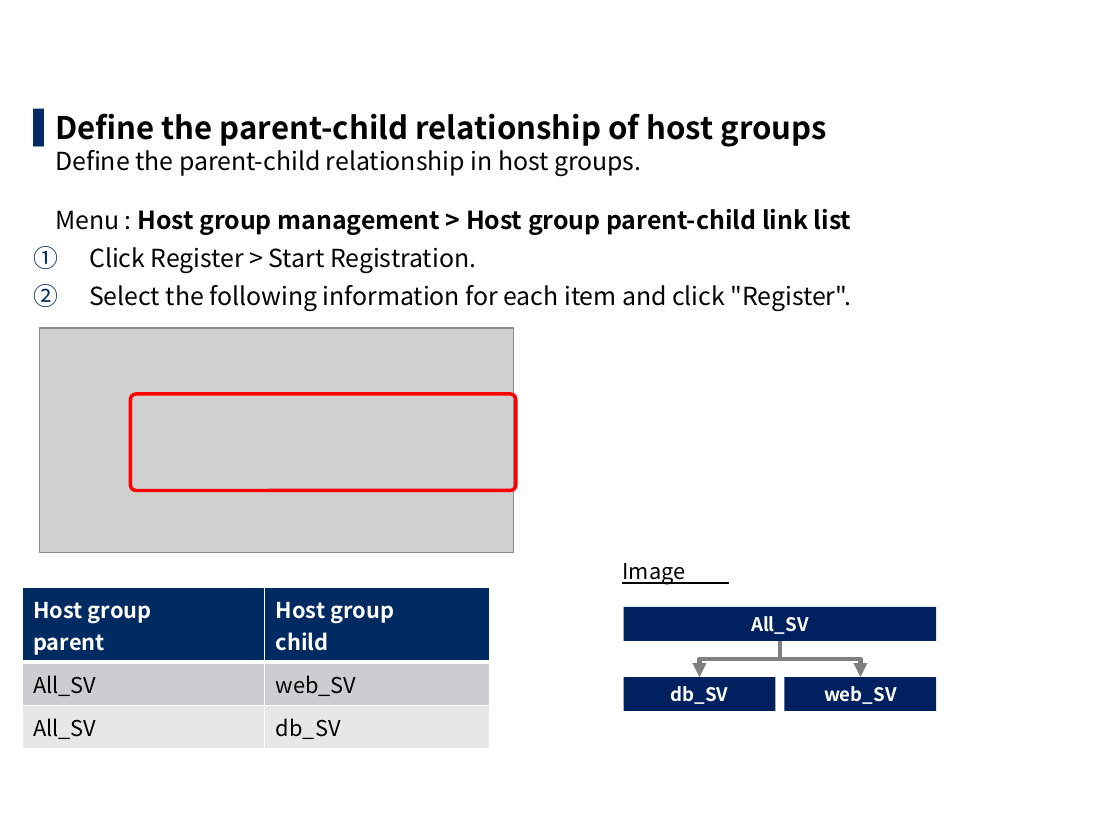
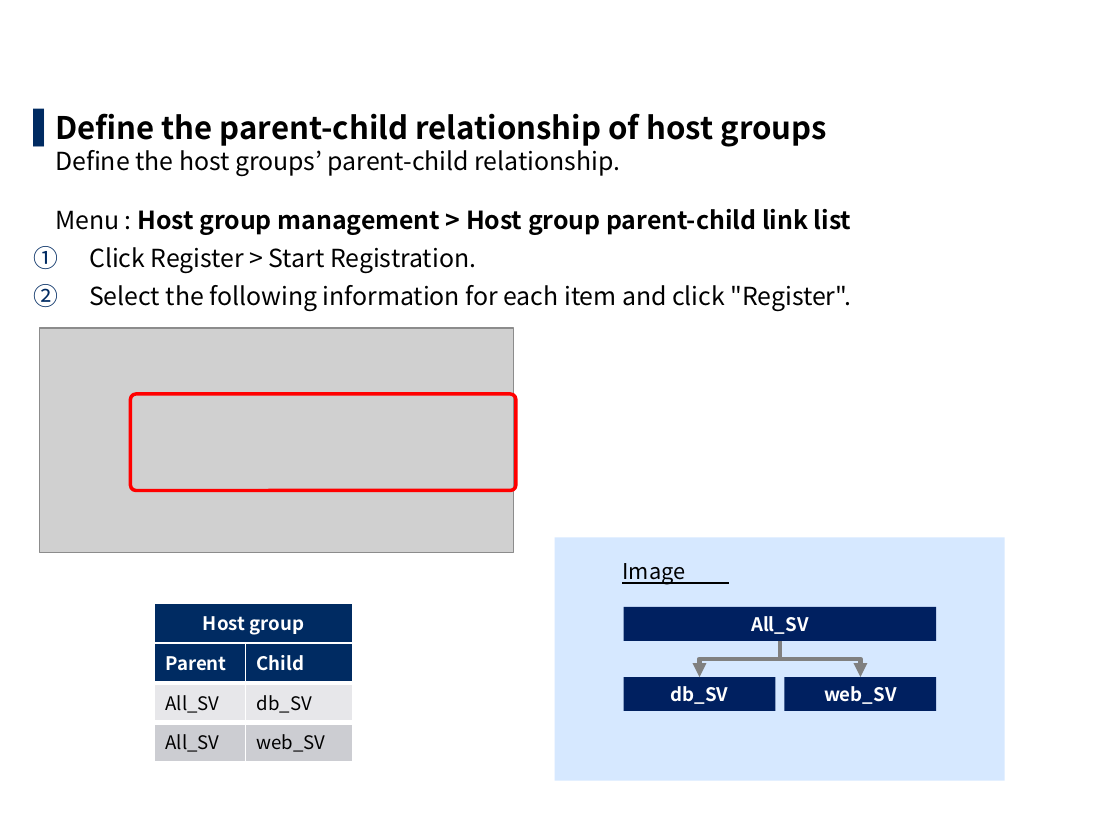
Before and after one commit to exastro-suite/it-automation-docs, a slide deck: slide 18 of asset/Learn/ITA-hg-ps_practice_en.pptx. Drawn at 1120x840 pixels with LibreOffice and Linux fonts; fonts in the diff are those of the drawing; grey boxes stand for pictures; background and template pictures are left out. Boxes give left, top, right and bottom in pixels: in the first picture for what was removed or moved away, otherwise in the second. Text is boxed around its words. In the diff, an @@ line names an element or a change of style, - is before the commit and + after.

```diff
--- a/asset/Learn/ITA-hg-ps_practice_en.pptx
+++ b/asset/Learn/ITA-hg-ps_practice_en.pptx
@@ text at (55, 113, 852, 235): text changed @@
-▌ Define the parent-child relationship of host groups
-  Define the parent-child relationship in host groups.
-  Menu : Host group management > Host group parent-child link list
+▌ Define the parent-child relationship of host groups
+  Define the host groups’ parent-child relationship.
+  Menu : Host group management > Host group parent-child link list
@@ rectangle added at (554, 538, 1005, 781), fill #D6E8FF @@
@@ table at (155, 604, 353, 763) @@
-row 1: Host group / parent | Host group child
+row 1: Host group | 
+row 2: Parent | Child
+row 3: All_SV | db_SV
-row 3: All_SV | db_SV
@@ table: place and size @@
-table at (22, 588, 491, 743)
+table at (155, 604, 353, 763)
```
Also in this commit, not shown: 27 other slides changed, 7 other files.
